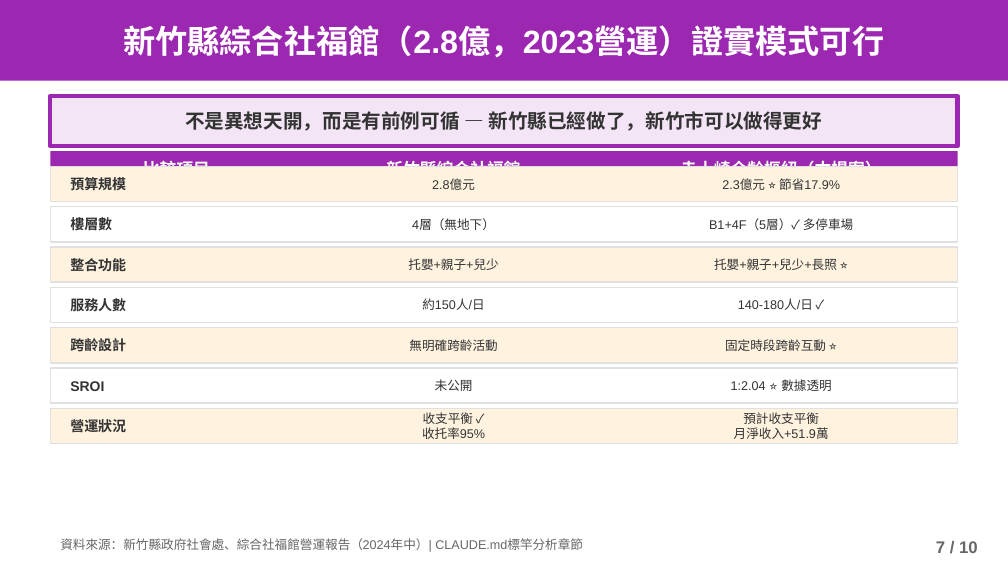
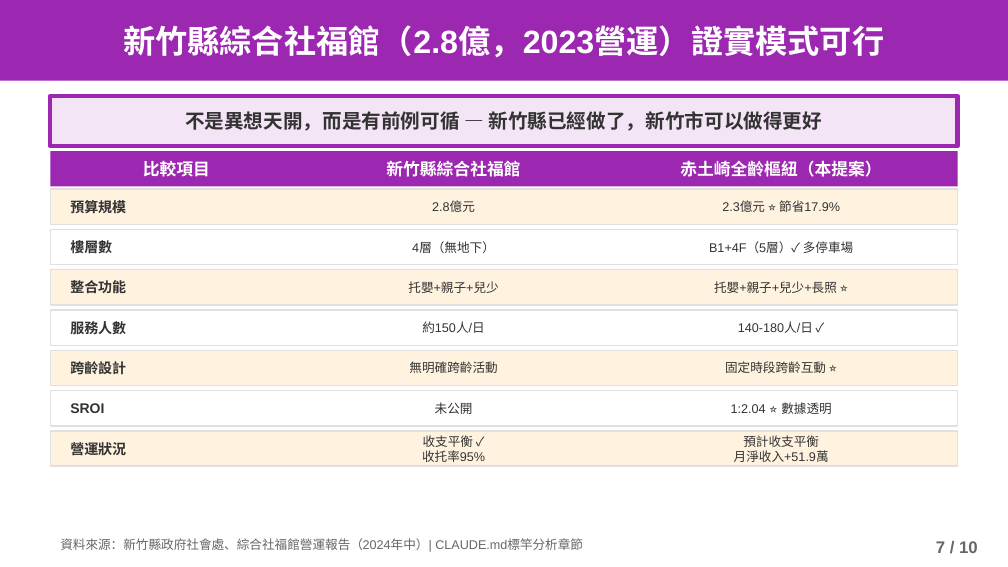
Before and after one commit to 32iterations/easterlin-hsinchu, a slide deck: slide 7 of presentation/赤土崎全齡社福樞紐-蔡秀吉-完整版.pptx. Drawn at 1008x567 pixels with LibreOffice and Linux fonts; fonts in the diff are those of the drawing. Boxes give left, top, right and bottom in pixels: in the first picture for what was removed or moved away, otherwise in the second. Text is boxed around its words. In the diff, an @@ line names an element or a change of style, - is before the commit and + after.

```diff
--- a/presentation/赤土崎全齡社福樞紐-蔡秀吉-完整版.pptx
+++ b/presentation/赤土崎全齡社福樞紐-蔡秀吉-完整版.pptx
@@ 6 texts, 2 rectangles: place and size @@
-6 texts, 2 rectangles at [50, 207, 958, 282]
+6 texts, 2 rectangles at [50, 229, 958, 304]
@@ 15 texts, 5 rectangles: place and size @@
-15 texts, 5 rectangles at [50, 166, 958, 444]
+15 texts, 5 rectangles at [50, 190, 958, 467]
```
Also in this commit, not shown: 2 other slides changed, 6 other files.
